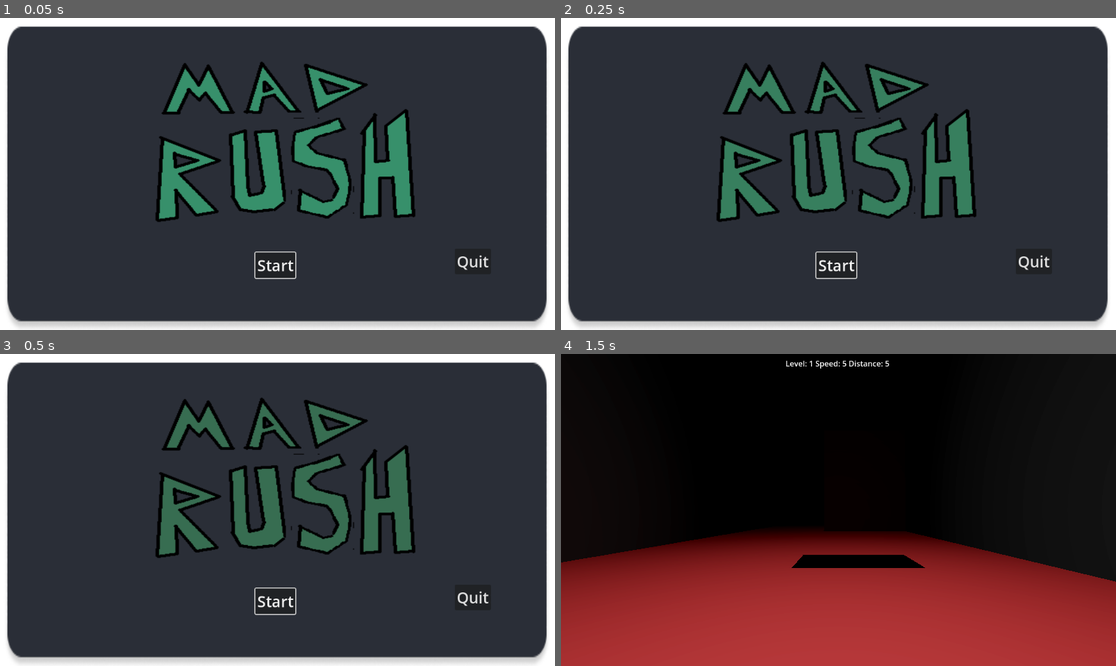
Above: before the commit, frames 1-4 (two rows, left to right).
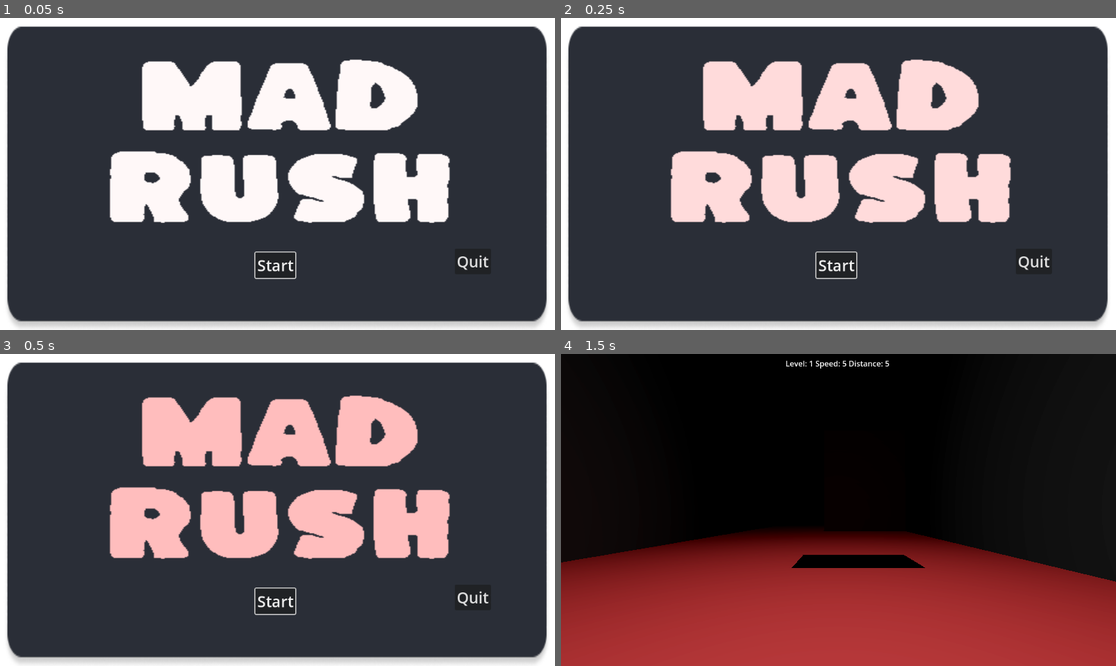
Above: after the commit, the same moments.

Repository: finalsabbath/3d-runner
Game: Godot game, scene res://scenes/main_menu.tscn
Two runs of this game, one before a commit and one after it. Both use one fixed random seed, a clock stepped at 60 frames per second and the inputs below.
Inputs:
- Up to frame 1 (0.05 s): no input
- Up to frame 2 (0.25 s): no input
- Up to frame 3 (0.5 s): no input
- Up to frame 4 (1.5 s): click "Start" at 0.5 s; hold Right (move_right) from 1.28 s (still down)

The runs differ from the first frame. In frame 1, 23% of the frame differs, in the area x 19-82%, y 13-66%; in frame 2, 23%; in frame 3, 23%; in frame 4, nothing differs.

Commit message:
Better logo?  Man I am bad at art

Diff:
--- a/3d-runner/scenes/main_menu.tscn
+++ b/3d-runner/scenes/main_menu.tscn
@@ -1,8 +1,8 @@
 [gd_scene load_steps=6 format=3 uid="uid://dksifru4vppkf"]
 
 [ext_resource type="Script" uid="uid://sbfihikmqibm" path="res://scripts/scene/main_menu.gd" id="1_ekxnf"]
-[ext_resource type="Texture2D" uid="uid://sjeykdcuaj70" path="res://assets/art/mad-rush-logo.png" id="2_bqqt6"]
 [ext_resource type="Texture2D" uid="uid://bk64d3ol2qabf" path="res://assets/ui/Headless.png" id="2_wu84c"]
+[ext_resource type="Texture2D" uid="uid://3f8a4u45c6pi" path="res://assets/art/mad-rush-new-logo.png" id="3_wu84c"]
 [ext_resource type="AudioStream" uid="uid://c0w7takgfes7x" path="res://assets/music/Sketchbook 2024-09-04_LOOP.ogg" id="4_wu84c"]
 
 [sub_resource type="CanvasTexture" id="CanvasTexture_bqqt6"]
@@ -40,9 +40,9 @@
 texture = ExtResource("2_wu84c")
 
 [node name="Sprite2D" type="Sprite2D" parent="."]
-position = Vector2(579, 307)
-scale = Vector2(1.79062, 1.40312)
-texture = ExtResource("2_bqqt6")
+position = Vector2(579.5, 262.462)
+scale = Vector2(2.46441, 1.83137)
+texture = ExtResource("3_wu84c")
 
 [node name="Start" type="Button" parent="."]
 unique_name_in_owner = true
Binary file removed: 3d-runner/assets/art/mad-rush-logo.png
Binary file added: 3d-runner/assets/art/mad-rush-new-logo.png
Not shown, changed: 3d-runner/assets/art/mad-rush-new-logo.png.import
Binary file added: 3d-runner/assets/fonts/Kaph-Italic.ttf
Not shown, added: 3d-runner/assets/fonts/Kaph-Italic.ttf.import
Binary file added: 3d-runner/assets/fonts/Kaph-Regular.ttf
Not shown, added: 3d-runner/assets/fonts/Kaph-Regular.ttf.import
Not shown, changed: README.md
Not shown, added: raw_assets/mad-rush-new-logo.png
Not shown, added: raw_assets/mad-rush-new-logo.xcf
